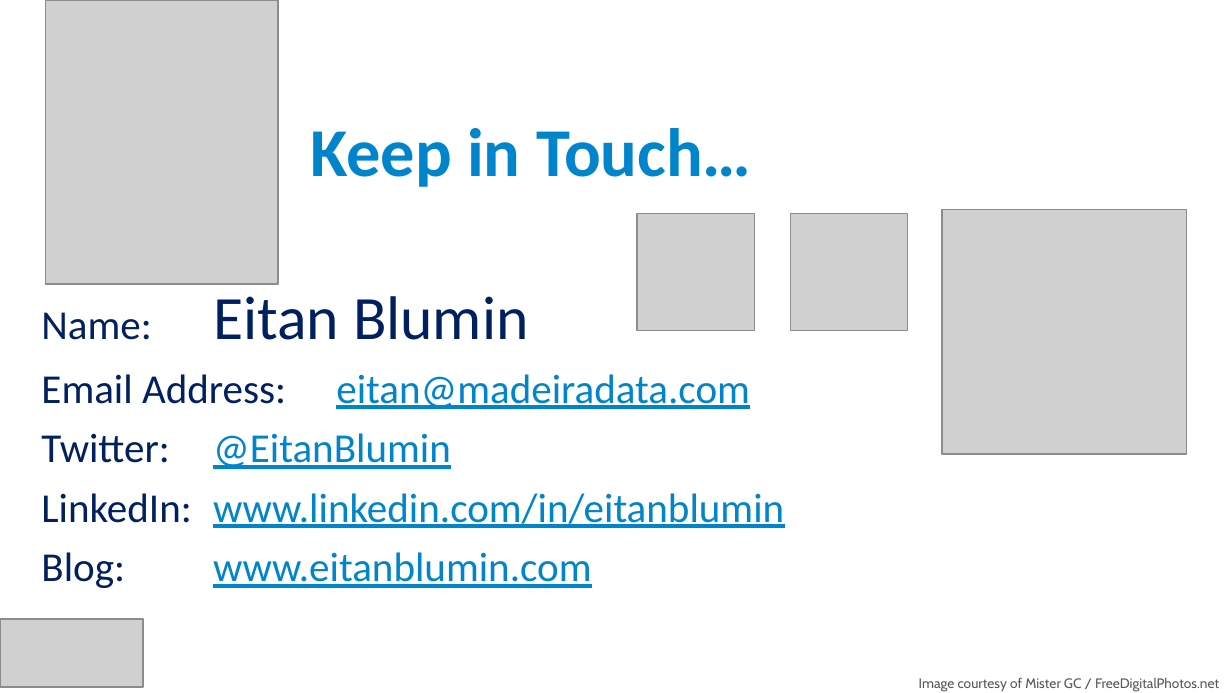
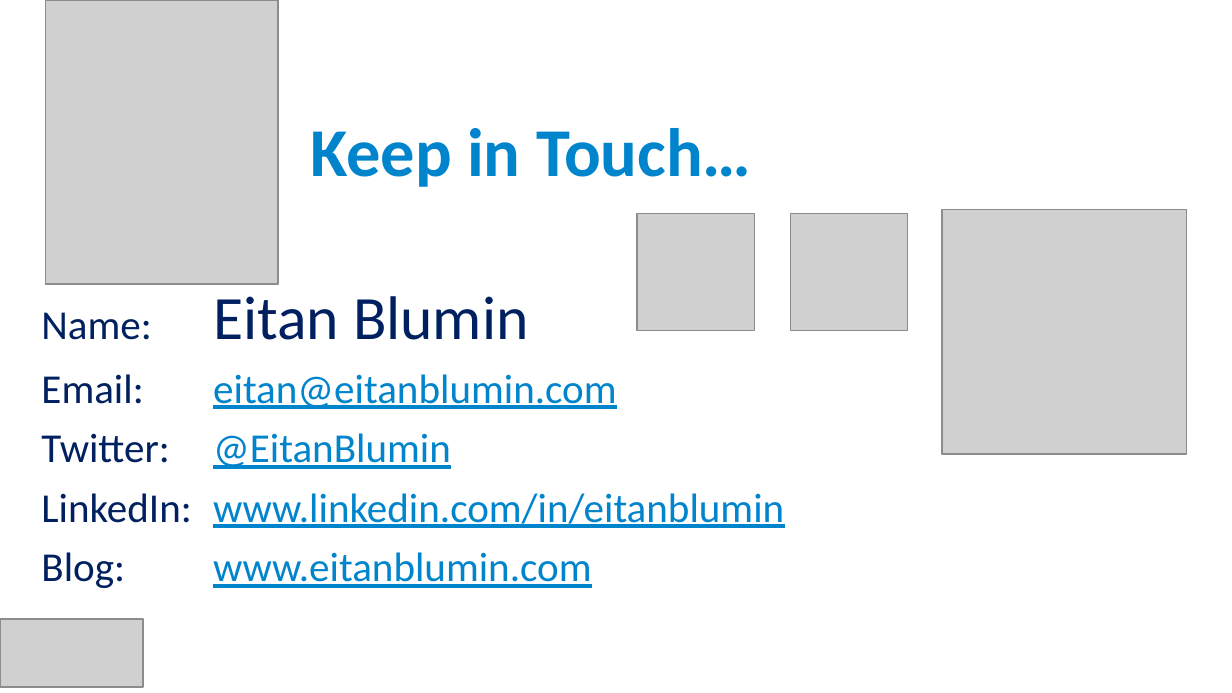
Before and after one commit to MadeiraData/DynamicFilters, a slide deck: slide 27 of DynamicFilters2.pptx. Drawn at 1232x693 pixels with LibreOffice and Linux fonts; fonts in the diff are those of the drawing; grey boxes stand for pictures. Boxes give left, top, right and bottom in pixels: in the first picture for what was removed or moved away, otherwise in the second. Text is boxed around its words. In the diff, an @@ line names an element or a change of style, - is before the commit and + after.

```diff
--- a/DynamicFilters2.pptx
+++ b/DynamicFilters2.pptx
@@ text at (41, 374, 616, 409): text changed @@
-Email Address: eitan@madeiradata.com
+Email: eitan@eitanblumin.com
@@ text removed at (919, 677, 1219, 692) @@
-Image courtesy of Mister GC / FreeDigitalPhotos.net
```
Also in this commit, not shown: 8 other slides changed, 12 other files.
